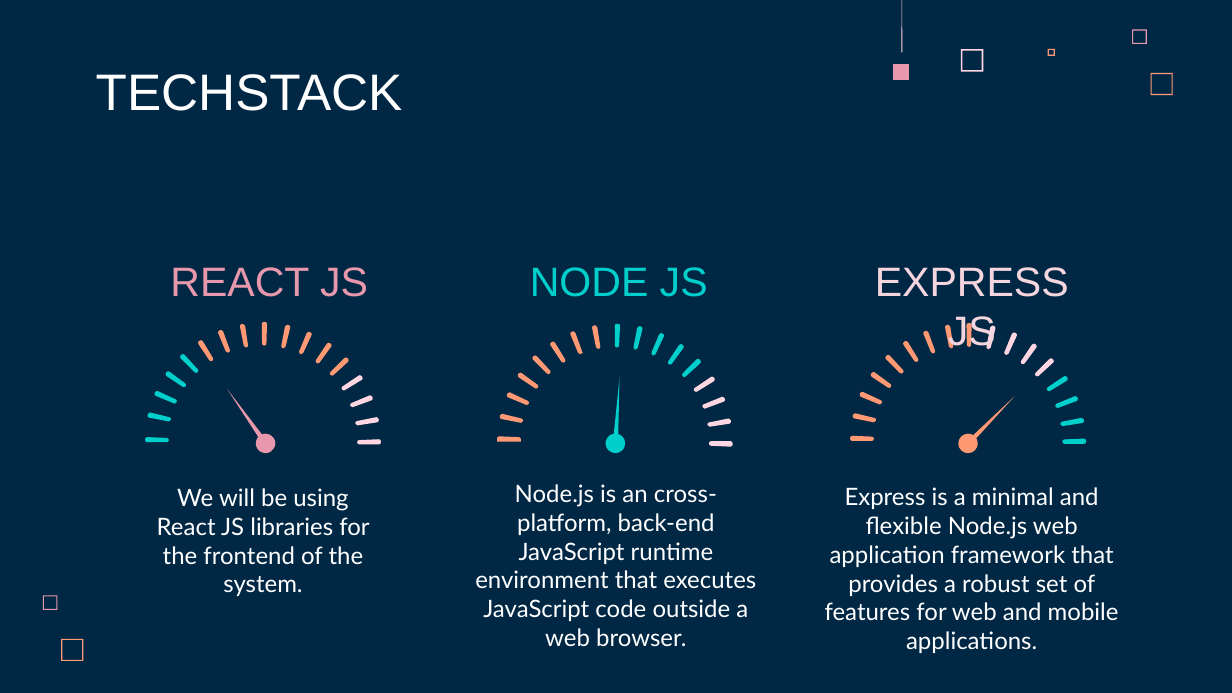
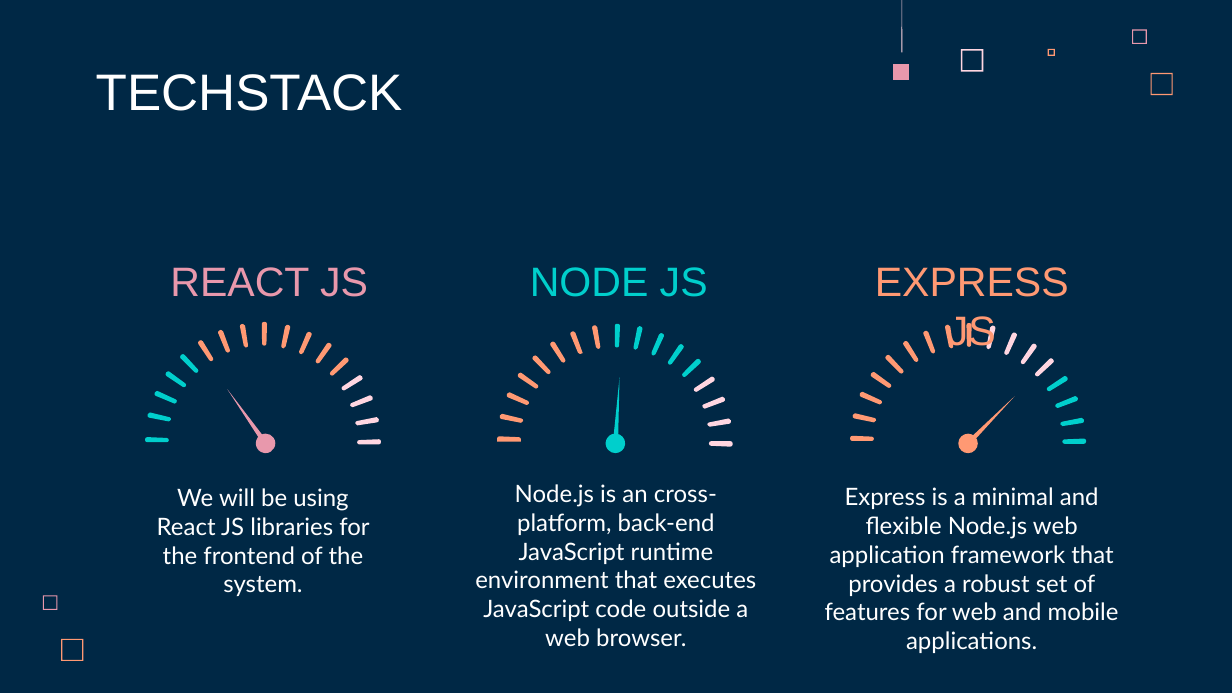
Before and after one commit to harsh-mody/Oneiric-Coin, a slide deck: slide 5 of Oneiric_Coins_Group44.pptx. Drawn at 1232x693 pixels with LibreOffice and Linux fonts; fonts in the diff are those of the drawing. Boxes give left, top, right and bottom in pixels: in the first picture for what was removed or moved away, otherwise in the second. Text is boxed around its words. In the diff, an @@ line names an element or a change of style, - is before the commit and + after.

```diff
--- a/Oneiric_Coins_Group44.pptx
+++ b/Oneiric_Coins_Group44.pptx
@@ title "EXPRESS JS" at bbox=[875, 267, 1069, 349]: text colour #F6D6DE to #FF9973 @@
```
Also in this commit, not shown: 2 other slides changed, 5 slides added, 2 other files.
